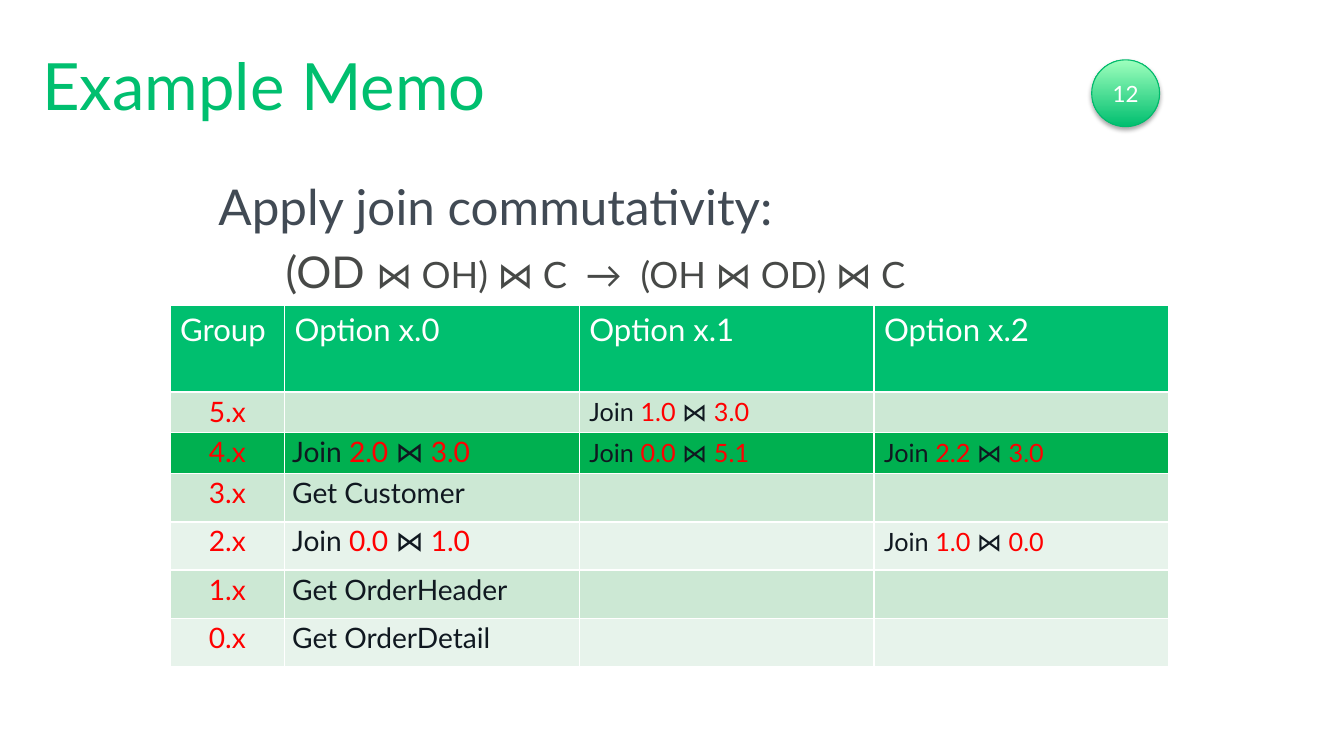
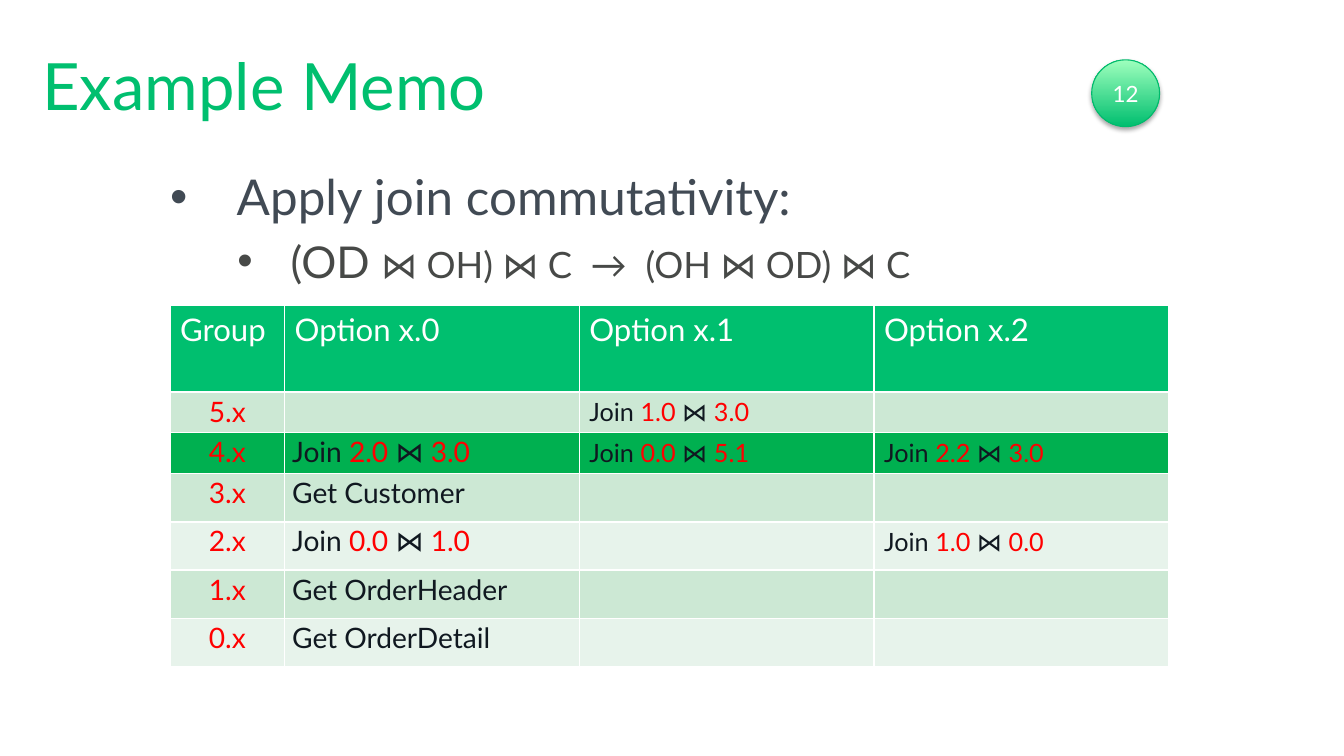
Before and after one commit to tf3604/OptimizerPresentation, a slide deck: slide 54 of Optimizer.pptx. Drawn at 1344x756 pixels with LibreOffice and Linux fonts; fonts in the diff are those of the drawing; background and template pictures are left out. Boxes give left, top, right and bottom in pixels: in the first picture for what was removed or moved away, otherwise in the second. Text is boxed around its words. In the diff, an @@ line names an element or a change of style, - is before the commit and + after.

```diff
--- a/Optimizer.pptx
+++ b/Optimizer.pptx
@@ text "Apply join commutativity:": place and size @@
-text "Apply join commutativity:" at [218,188,905,294]
+text "Apply join commutativity:" at [237,178,910,284]
@@ text "Apply join commutativity:" at [237,178,910,284]: bullet none to • @@
```
Also in this commit, not shown: 38 other slides changed.
